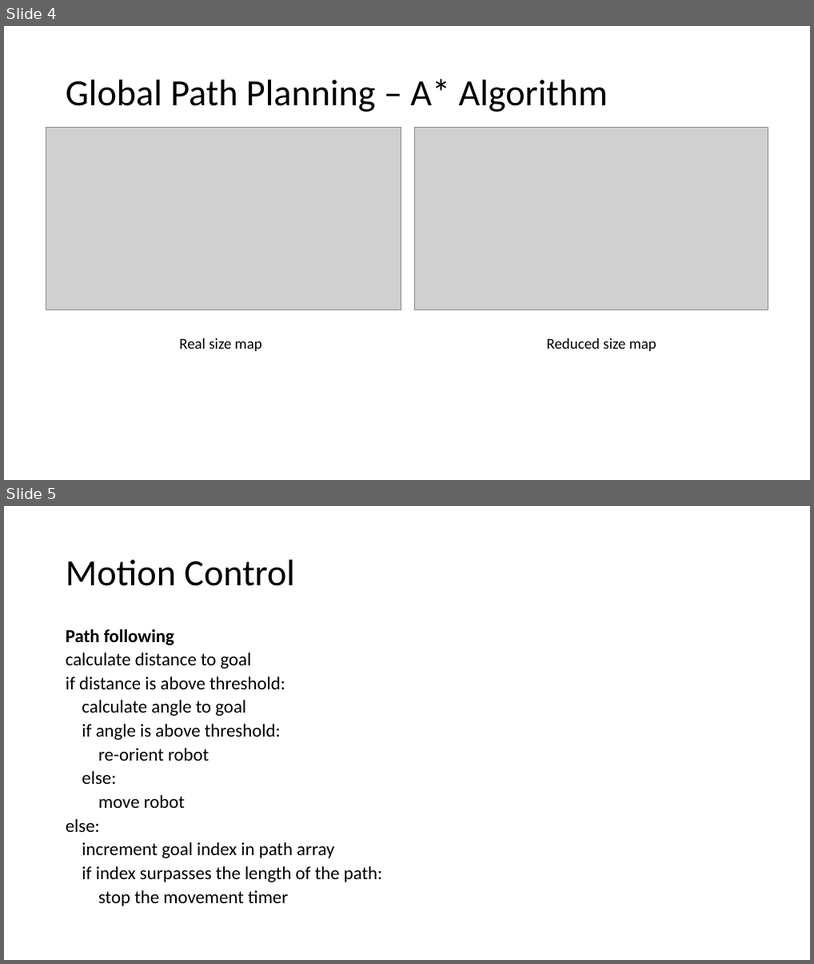
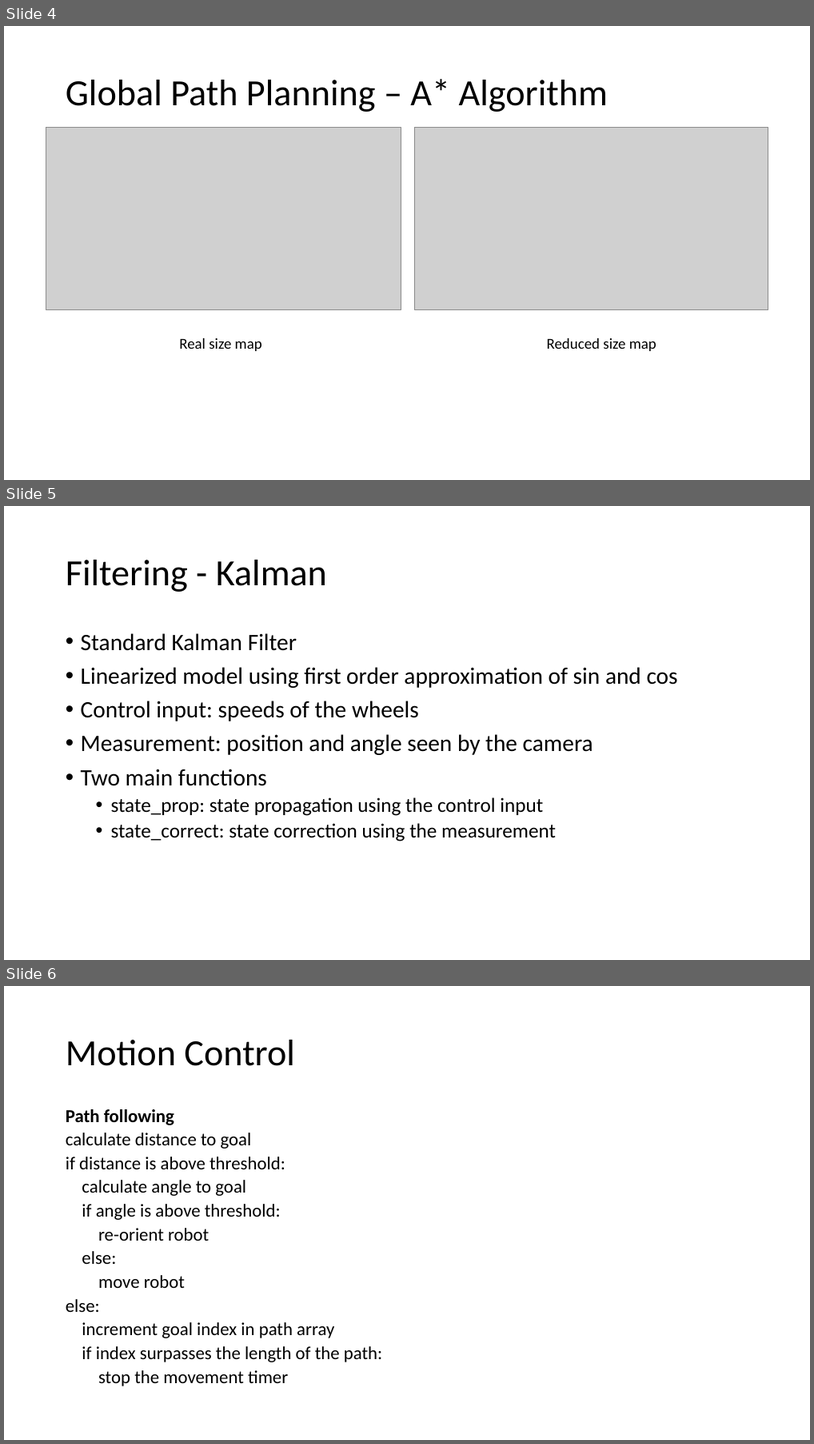
Before and after one commit to lukasStuber/Mobile_Robotics_Project, a slide deck: Report_Slides.pptx. Shown one above the other, each under a label of ours: slides 4 and 5 before the commit, slides 4, 5 and 6 after it. The pictures are 814x964 and 814x1444 pixels, drawn with LibreOffice and Linux fonts; fonts in the diff are those of the drawing; grey boxes stand for pictures. Boxes give left, top, right and bottom in pixels: in the first picture for what was removed or moved away, otherwise in the second. Text is boxed around its words. In the diff, an @@ line names an element or a change of style, - is before the commit and + after.

```diff
--- a/Report_Slides.pptx
+++ b/Report_Slides.pptx
@@ slide 5 added at (4, 506, 810, 960), background #FFFFFF @@
@@ title added at (66, 560, 327, 592), 44 pt, text #000000 @@
+Filtering - Kalman
@@ text added at (81, 633, 678, 841), 28 pt, text #000000 @@
+• Standard Kalman Filter
+• Linearized model using first order approximation of sin and cos
+• Control input: speeds of the wheels
+• Measurement: position and angle seen by the camera
+• Two main functions
+  • state_prop: state propagation using the control input
+  • state_correct: state correction using the measurement
@@ what was slide 5 is now slide 6 @@
```
Also in this commit, not shown: 1 other slide added, 1 slide removed.
